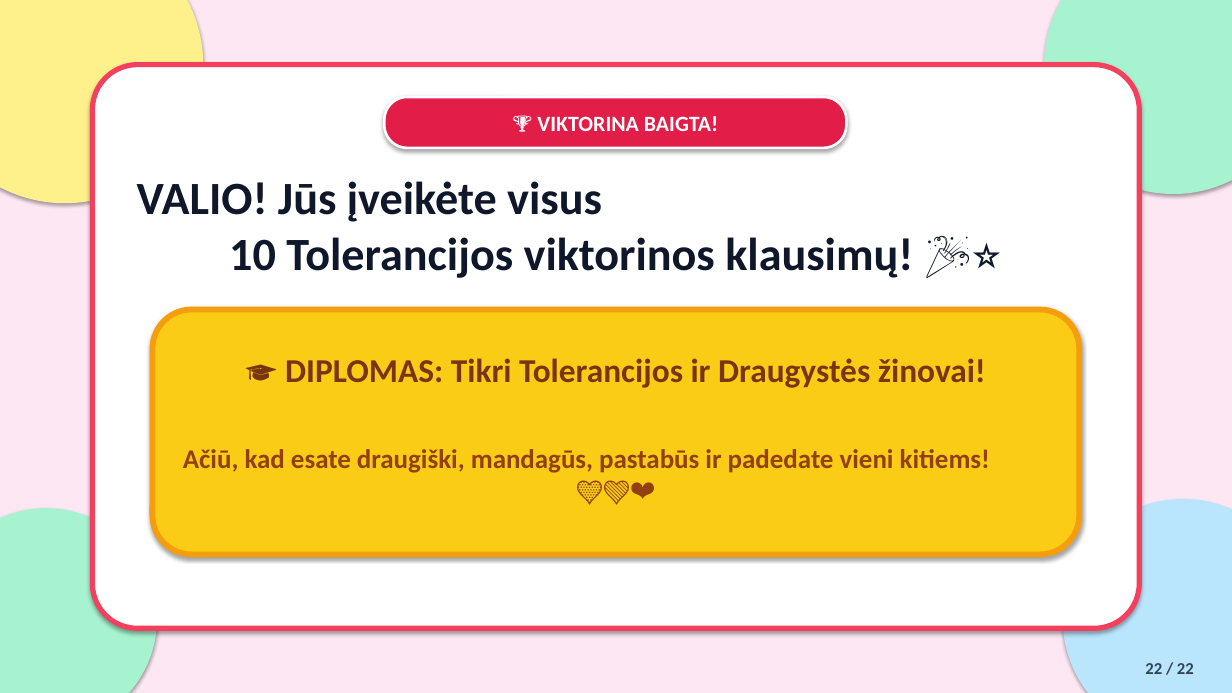
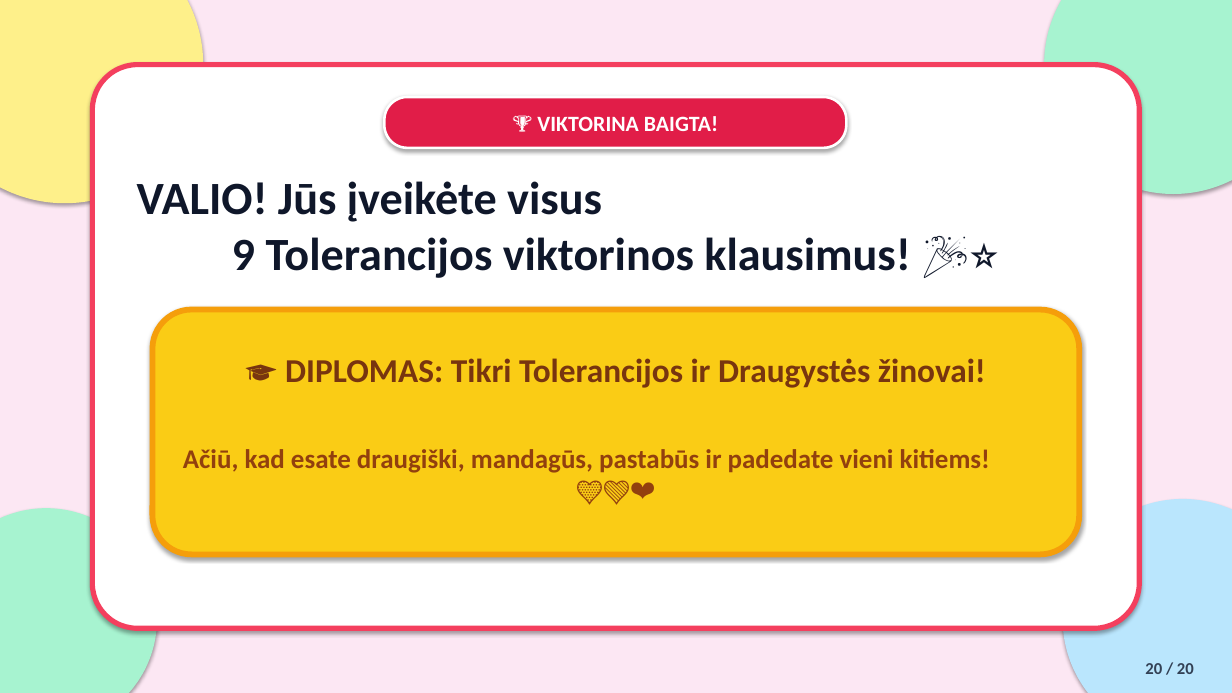
Before and after one commit to Artiomkalinin/tolerancijos-diena, a slide deck: slide 20 of Tolerancijos_viktorina.pptx (slide 22 before the commit). Drawn at 1232x693 pixels with LibreOffice and Linux fonts; fonts in the diff are those of the drawing. Boxes give left, top, right and bottom in pixels: in the first picture for what was removed or moved away, otherwise in the second. Text is boxed around its words. In the diff, an @@ line names an element or a change of style, - is before the commit and + after.

```diff
--- a/Tolerancijos_viktorina.pptx
+++ b/Tolerancijos_viktorina.pptx
@@ text at (137,181,910,278): text changed @@
-VALIO! Jūs įveikėte visus
-10 Tolerancijos viktorinos klausimų! 🎉⭐
+VALIO! Jūs įveikėte visus
+9 Tolerancijos viktorinos klausimus! 🎉⭐
@@ text at (1145,663,1194,674): text changed @@
-22 / 22
+20 / 20
```
Also in this commit, not shown: 19 other slides changed, 2 slides removed, 3 other files.
